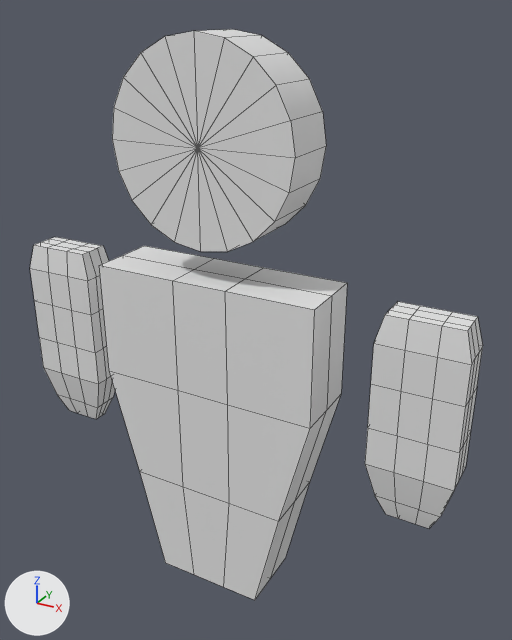
A saved change to the OBJ model resources/characters/Enemy.obj.
Rendered twice from a 50 mm camera at (1.53, -2.47, 1.65) aimed at (0.12, 0.11, 0.37). The axes (+X, +Y, +Z) are drawn at lower left. The lights are the same throughout. Mesh edges are drawn as thin lines. Where no turn or scale is listed for an object, it has been applied to the vertices.

The older version as bpy lines, for what is in view:
```python
me_enemy = bpy.data.meshes.new('Enemy')
me_enemy.from_pydata(...)  # 270 vertices, 282 faces; spans x -1.05..1.11, y -0.16..0.16, z -0.99..1.58
ob_enemy = bpy.data.objects.new('Enemy', me_enemy)
ob_enemy.location = (0.0, 0.0, 0.0)
```
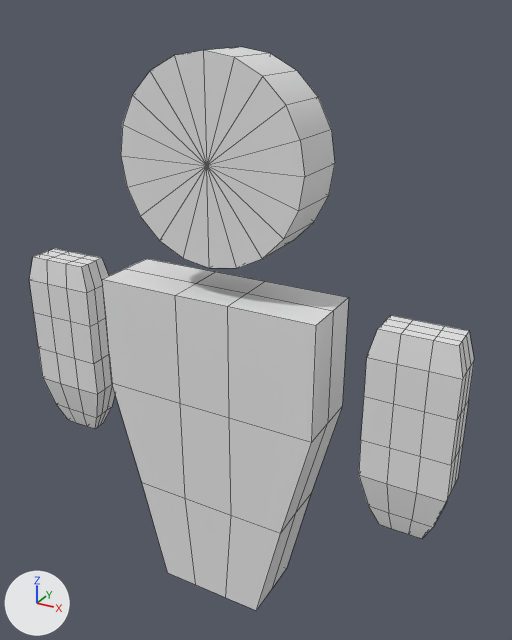
Commit message: Updated enemy + 1 soda particle (hopefully more incoming)

Where the change shows, as pixel boxes [x1, y1, x2, y2] in the pictures (512 x 640 px; the box of a moved part takes in the faces that stretch with it):
```json
{"object": "Enemy", "change": "reshaped", "before": [30, 29, 483, 600], "after": [29, 47, 474, 611]}
{"part": 1, "of": "me_enemy", "change": "moved or reshaped", "before": [99, 246, 347, 600], "after": [102, 259, 349, 611]}
{"part": 2, "of": "me_enemy", "change": "moved or reshaped", "before": [30, 237, 115, 419], "after": [29, 249, 115, 429]}
{"part": 3, "of": "me_enemy", "change": "moved or reshaped", "before": [112, 29, 326, 252], "after": [121, 47, 335, 268]}
{"part": 4, "of": "me_enemy", "change": "moved or reshaped", "before": [365, 302, 483, 528], "after": [359, 315, 474, 539]}
```

Edits to the scene script, one JSON object a line:
```json
{"block": "me_enemy", "where": "me_enemy.from_pydata(...)  # 270 vertices, 282 faces; spans x -1.05..1.11, y -0.16..0.16, z -0.99..1.58"}
{"block": "me_enemy", "where": "# used by ob_enemy; location = (0.0, 0.0, 0.0)"}
{"block": "me_enemy", "change": "me_enemy part 1: the loose piece of 44 vertices spanning x -0.53..0.52, y -0.16..0.16, z -0.99..0.6 is moved by (0.01, 0.0, -0.06)"}
{"block": "me_enemy", "change": "me_enemy part 2: the loose piece of 92 vertices spanning x -1.05..-0.68, y -0.09..0.09, z -0.34..0.6 is moved by (-0.02, 0.0, -0.06)"}
{"block": "me_enemy", "change": "me_enemy part 3: the loose piece of 42 vertices spanning x -0.42..0.42, y -0.14..0.14, z 0.74..1.58 is moved by (0.04, 0.0, -0.06)"}
{"block": "me_enemy", "change": "me_enemy part 4: the loose piece of 92 vertices spanning x 0.74..1.11, y -0.09..0.09, z -0.34..0.6 is moved by (-0.02, 0.0, -0.06)"}
```
